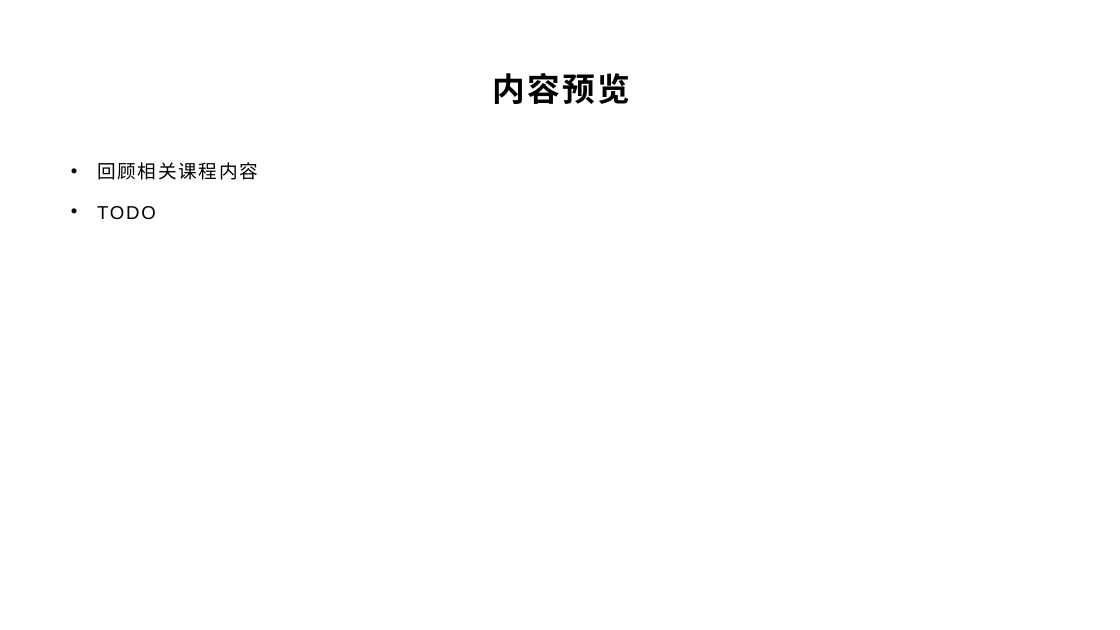
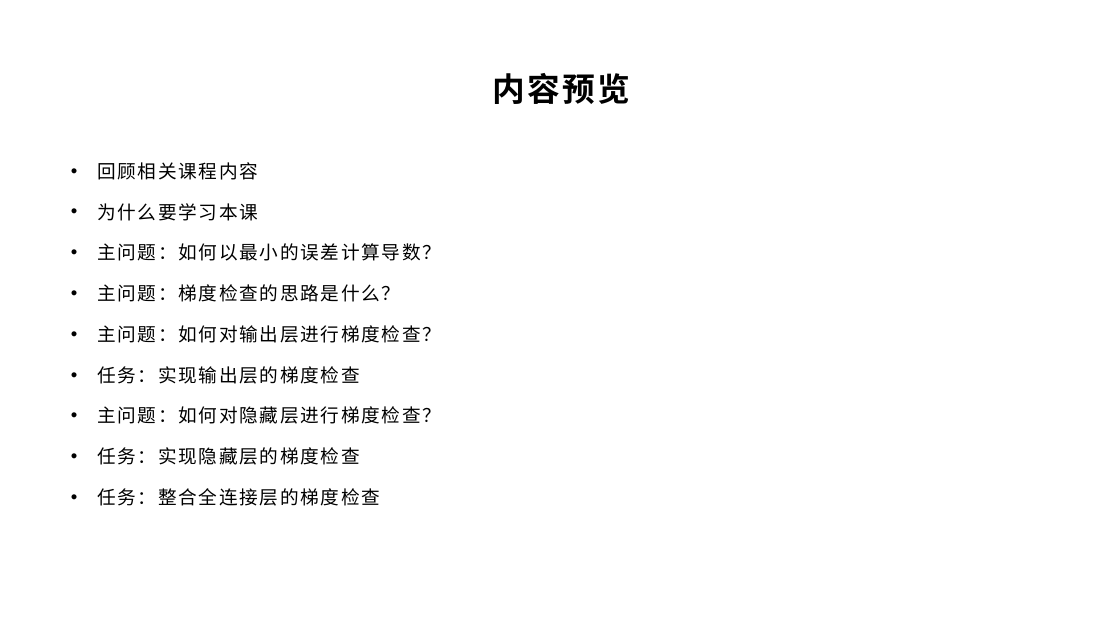
Before and after one commit to yyc-git/DeepLearningEdu, a slide deck: slide 3 of lessons/4_gradient_check/ppt/全连接层的梯度检查.pptx. Drawn at 1120x630 pixels with LibreOffice and Linux fonts; fonts in the diff are those of the drawing; background and template pictures are left out. Boxes give left, top, right and bottom in pixels: in the first picture for what was removed or moved away, otherwise in the second. Text is boxed around its words. In the diff, an @@ line names an element or a change of style, - is before the commit and + after.

```diff
--- a/lessons/4_gradient_check/ppt/全连接层的梯度检查.pptx
+++ b/lessons/4_gradient_check/ppt/全连接层的梯度检查.pptx
@@ text at [97,203,441,506]: text changed @@
-• TODO
+• 为什么要学习本课
+• 主问题：如何以最小的误差计算导数？
+• 主问题：梯度检查的思路是什么？
+• 主问题：如何对输出层进行梯度检查？
+• 任务：实现输出层的梯度检查
+• 主问题：如何对隐藏层进行梯度检查？
+• 任务：实现隐藏层的梯度检查
+• 任务：整合全连接层的梯度检查
```
Also in this commit, not shown: 5 other slides changed, 2 other files.
